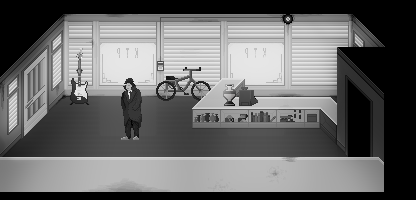
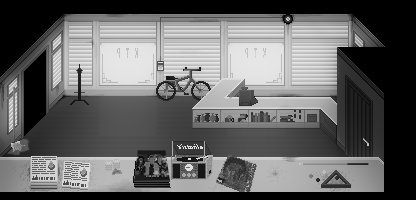
Layered file, before and after one edit (416x200). Changes by layer:
renamed "BICYCLE" to "BICYCLE copy", painted on it over 154, 65, 213, 103
hid "DM_Still.png", painted on it over 86, 78, 142, 140
hid "DOOR2", painted on it over 24, 49, 47, 136
hid "DOOR1" over 24, 50, 46, 114
hid "GUITAR" over 70, 48, 88, 104
hid "VASE" over 223, 84, 236, 106
added layer "TABLE STUFF" above "BACK DOOR 1" over 30, 141, 369, 192
added layer "BACK DOOR 1" above "MOP" over 348, 80, 370, 157
added layer "MOP" above "BACKGROUND" over 6, 87, 31, 156
painted on "BACKGROUND" over 13, 158, 354, 192
